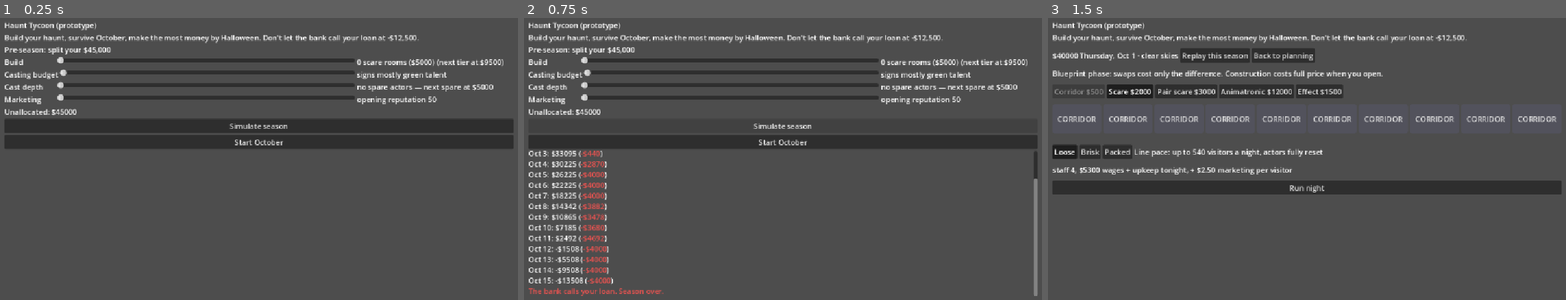
Above: before the commit, frames 1-3 (left to right).
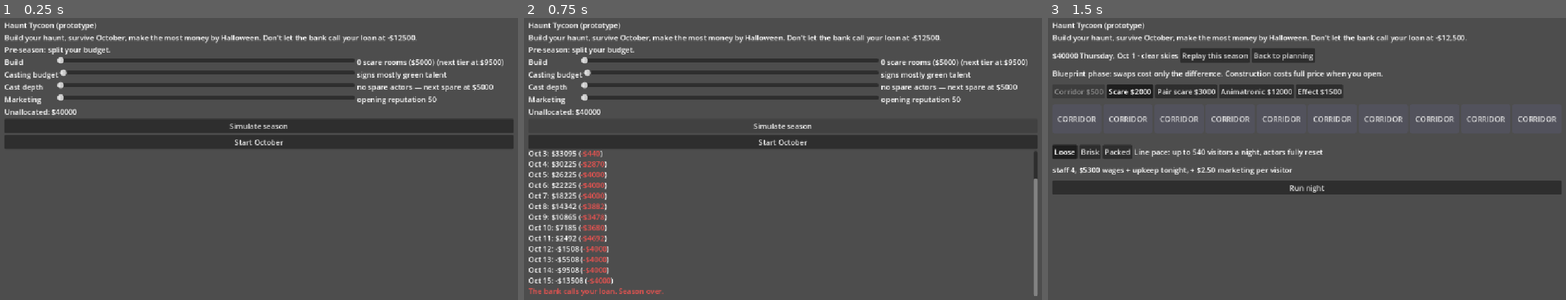
Above: after the commit, the same moments.

Repository: ajtran303/haunt-tycoon
Game: Godot game, scene res://game/pivot.tscn
Two runs of this game, one before a commit and one after it. Both use one fixed random seed, a clock stepped at 60 frames per second and the inputs below.
Inputs:
- Up to frame 1 (0.25 s): no input
- Up to frame 2 (0.75 s): click "Simulate season" at 0.5 s
- Up to frame 3 (1.5 s): click "Start October" at 1.25 s

The runs differ from the first frame. In frame 1, 0.1% of the frame differs, in the area x 11-81%, y 5-35%; in frame 2, 0.1%; in frame 3, nothing differs.

Commit message:
better planning sliders

Diff:
--- a/game/pivot.gd
+++ b/game/pivot.gd
@@ -19,12 +19,19 @@
 
 
 func _ready() -> void:
+	%Description.text = (
+		"Build your haunt, survive October, make the most money by Halloween. Don't let the bank call your loan at %s.\n"
+		% money(Night.LOAN_LIMIT)
+		+ "Pre-season: split your budget."
+	)
 	_build_rows()
 	%RunButton.pressed.connect(_on_run)
 	%StartButton.pressed.connect(_on_start_october)
 	if not GameState.alloc.is_empty():
-		for key in sliders:
-			sliders[key].value = GameState.alloc[key]
+		sliders["build"].value = rung_index(GameState.alloc.build)
+		sliders["quality"].value = GameState.alloc.quality
+		sliders["depth"].value = GameState.alloc.depth / Allocation.SPARE_COST
+		sliders["marketing"].value = GameState.alloc.marketing
 	_refresh()
 
 
@@ -50,13 +57,23 @@
 		%KnobRows.add_child(row)
 		sliders[knob.key] = slider
 		effects[knob.key] = effect
+		match knob.key:
+			"build":
+				slider.max_value = Allocation.BUILD_LADDER.size() # 0 = corridor shell, 1-4 = rungs
+				slider.step = 1
+			"depth":
+				slider.max_value = floorf(Night.STARTING_CASH / Allocation.SPARE_COST) # 9 bench slots
+				slider.step = 1
+			_:
+				slider.max_value = Night.STARTING_CASH
+				slider.step = STEP
 
 
 func alloc() -> Dictionary:
 	return {
-		build = sliders["build"].value,
+		build = rung_dollars(int(sliders["build"].value)),
 		quality = sliders["quality"].value,
-		depth = sliders["depth"].value,
+		depth = sliders["depth"].value * Allocation.SPARE_COST,
 		marketing = sliders["marketing"].value,
 	}
 
@@ -148,3 +165,15 @@
 		if skill < band[0]:
 			return band[1]
 	return SKILL_WORDS[-1][1]
+
+
+func rung_dollars(i: int) -> float:
+	return Allocation.BASE_BUILD if i == 0 else Allocation.BUILD_LADDER[i - 1][0]
+
+
+func rung_index(dollars: float) -> int:
+	var idx := 0
+	for i in Allocation.BUILD_LADDER.size():
+		if Allocation.BUILD_LADDER[i][0] <= dollars:
+			idx = i + 1
+	return idx
--- a/game/pivot.tscn
+++ b/game/pivot.tscn
@@ -34,9 +34,8 @@
 text = "Haunt Tycoon (prototype)"
 
 [node name="Description" type="Label" parent="MarginContainer/VBoxContainer/TitleBar" unique_id=1756475868]
+unique_name_in_owner = true
 layout_mode = 2
-text = "Build your haunt, survive October, make the most money by Halloween. Don't let the bank call your loan at -$12,500.
-Pre-season: split your $45,000"
 
 [node name="KnobRows" type="VBoxContainer" parent="MarginContainer/VBoxContainer" unique_id=39306381]
 unique_name_in_owner = true
